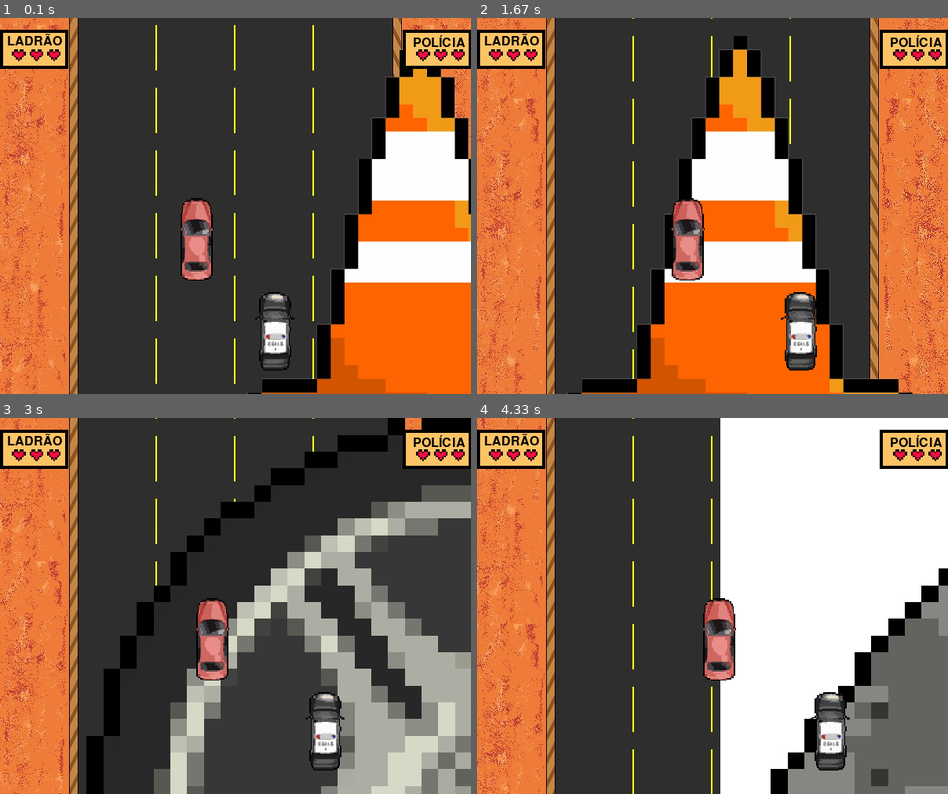
Above: before the commit, frames 1-4 (two rows, left to right).
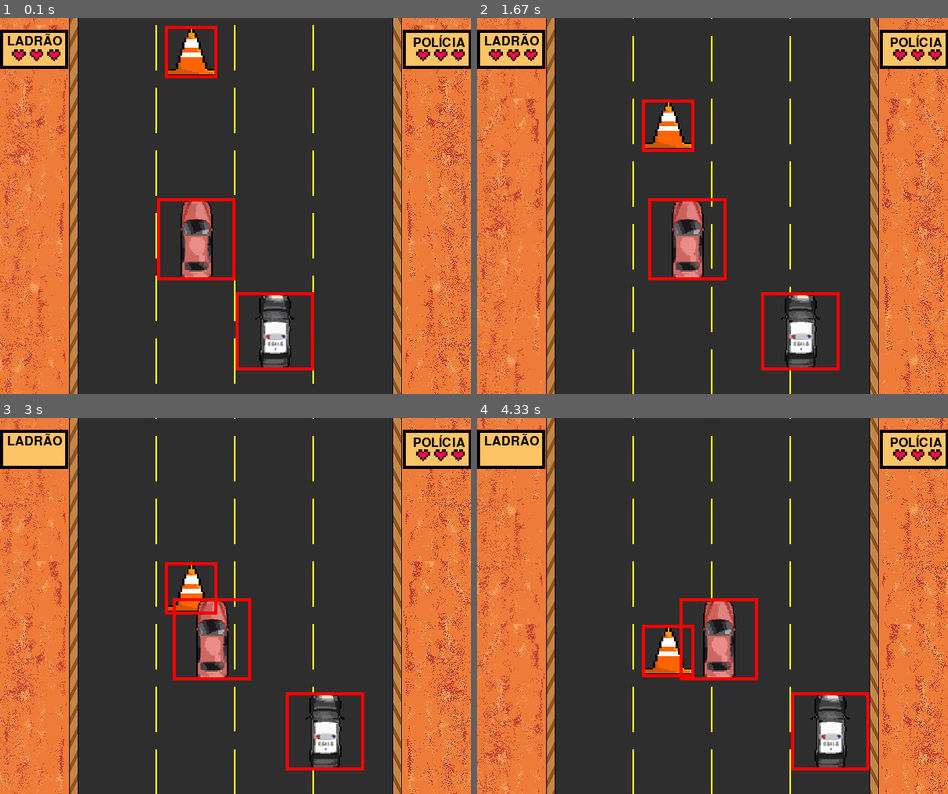
Above: after the commit, the same moments.

Repository: Fdemaiaar/PyGame_Desoft
Game: pygame game, started from main.py
Same seed, same stepped clock (60 frames per second), same inputs: the game is played once before the commit and once after it.
Inputs:
- Up to frame 1 (0.1 s): no input
- Up to frame 2 (1.67 s): hold Right 0.33-0.8 s; hold Right 0.83-1.3 s; hold D 0.83-1.3 s; hold Left from 1.33 s (still down); hold A from 1.33 s (still down)
- Up to frame 3 (3 s): release Left at 1.87 s; release A at 1.87 s; hold Left 1.9-2.3 s; hold A 1.9-2.3 s; hold Right 2.33-2.97 s; hold D 2.33-2.97 s
- Up to frame 4 (4.33 s): hold Left 3-3.47 s; hold A 3-3.47 s; hold Right 3.5-3.97 s; hold D 3.5-3.97 s; hold Right from 4 s (still down); hold D from 4 s (still down)

The runs differ from the first frame. In frame 1, 24% of the frame differs, in the area x 33-100%, y 2-100%; in frame 2, 27%; in frame 3, 35%; in frame 4, 46%, in the area x 2-100%, y 0-100%.

Commit message:
colisões +-

Diff:
--- a/main.py
+++ b/main.py
@@ -4,8 +4,6 @@
 import random
 import numpy as np
 import os
-
-
 
 pygame.init()  # Iniciando o pygame
 
@@ -49,24 +47,30 @@
 corquad = (253,196,101) # Cor do Quadrado
 
 #Obstáculos
-class Obstaculo:
+class Obstaculo():
     def __init__(self, arquivo ,tamanhox, tamanhoy):
         self.arquivo = arquivo
         self.tamanhox = tamanhox
         self.tamanhoy = tamanhoy
         self.obs = pygame.image.load(self.arquivo).convert_alpha()
+        self.obs = pygame.transform.scale(self.obs,(self.tamanhox,self.tamanhoy))
 
     def carregar(self):
-        return pygame.transform.scale(self.obs,(self.tamanhox,self.tamanhoy))
+        return self.obs
 
-    def plot(self, x):
-        return screen.blit(self.obs,(x,0))
+    def plot(self, x, y):
+        return screen.blit(self.obs,(x,y))
 
-cone = Obstaculo('imagens/cone.png', 10, 10)
-pedra = Obstaculo('imagens/pedra.jpg', 10, 10)
-roda = Obstaculo('imagens/roda.PNG', 10, 10)
+    def retangulo(self):
+        return self.obs.get_rect()
+
+cone = Obstaculo('imagens/cone.png', 67, 67)
+pedra = Obstaculo('imagens/pedra.png', 67, 67)
+roda = Obstaculo('imagens/roda.PNG', 67, 67)
+obstaculos = [cone,pedra,roda]
+for obstaculo in obstaculos:
+    obstaculo.carregar()
 possivel_x = np.arange(110,411,100) # lista de possíveis posições x pro obstáculo
-obstaculos = [cone,pedra,roda] # lista para entrar na função
 
 
 # Texto
@@ -89,23 +93,26 @@
             jogo = False
 
     screen.blit(bg, (0,0))
+    velocidade = 1
 
     # Movimento da Pista
     rel_y = y % bg.get_rect().height
     screen.blit(bg, (0,rel_y - bg.get_rect().height))
     if rel_y < 480:
         screen.blit(bg,(0,rel_y))
-    y += 1
+    y += velocidade
 
     # Obstáculos
     if obst == False:
+        obs_x = random.choice(possivel_x)
+        obs_y = 0
         o = random.choice(obstaculos)
-        x = random.choice(possivel_x)
-        o.carregar()
-        obst == True
+        obst = True
+    o.plot(obs_x,obs_y)
+    obs_y += velocidade # Movimento  do obstáculo
 
-    o.plot(x)
-
+    if obs_y == 465:
+        obst = False # se o obstaculo passar a tela não existem mais obstáculo no jogo
 
     # Imagens
     screen.blit(ladrao, (ladrao_x,ladrao_y)) # Ladrão
@@ -115,8 +122,26 @@
     pygame.draw.rect(screen, (0,0,0), pygame.Rect(0,15,87,50),4) # Contorno Retângulo Vida ladrão
     pygame.draw.rect(screen, (0,0,0), pygame.Rect(513,15,88,50),4) # Contorno Retângulo Vida Policia
 
-    # Colisão
+    # Colisões
+    ladrao_rect = ladrao.get_rect()
+    policia_rect = policia.get_rect()
+    obstaculo_rect = o.retangulo()
 
+    ladrao_rect.x = ladrao_x
+    ladrao_rect.y = ladrao_y
+    policia_rect.x = policia_x
+    policia_rect.y = policia_y
+    obstaculo_rect.x = obs_x
+    obstaculo_rect.y = obs_y
+
+    pygame.draw.rect(screen, (255,0,0), ladrao_rect, 4)
+    pygame.draw.rect(screen, (255,0,0), policia_rect, 4)
+    pygame.draw.rect(screen, (255,0,0), obstaculo_rect, 4)
+
+    if ladrao_rect.colliderect(obstaculo_rect):
+        batidas_lad += 1
+    if policia_rect.colliderect(obstaculo_rect):
+        batidas_pol += 1
 
     # Vidas
     if batidas_lad == 0:
Binary file removed: Imagens/pedra.jpg
Binary file added: Imagens/pedra.png
Not shown, changed: .DS_Store
Not shown, changed: Imagens/.DS_Store
